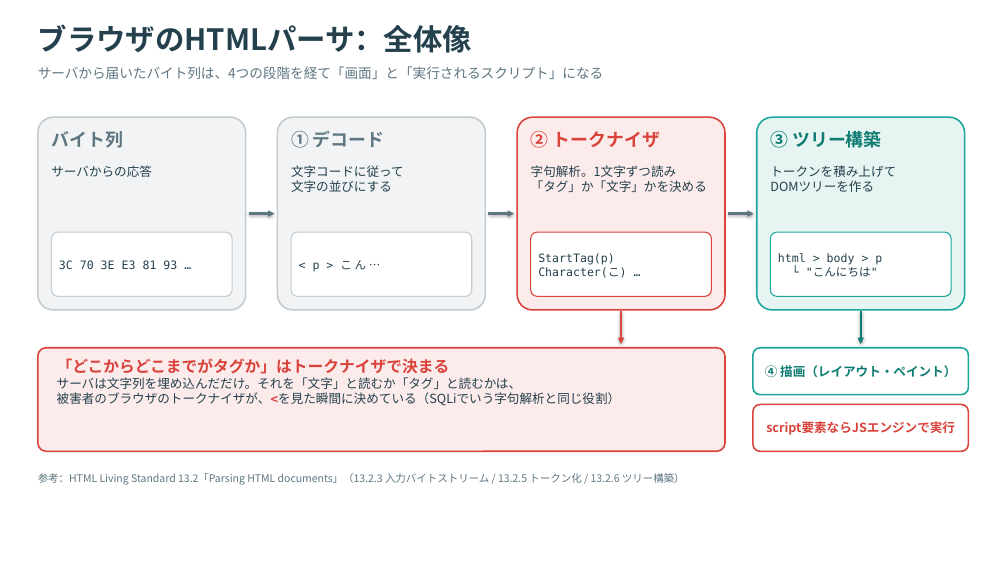
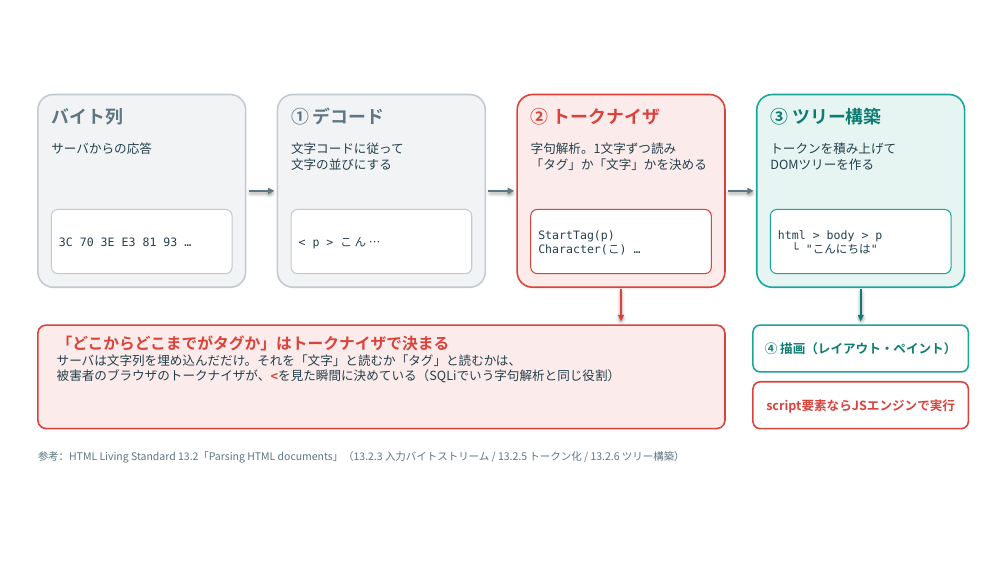
Before and after one commit to nico0748/tech-boosters, a slide deck: slide 1 of deep-dive/drafts/no.1-xss/image/HTMLパーサ図.pptx. Drawn at 1008x567 pixels with LibreOffice and Linux fonts; fonts in the diff are those of the drawing. Boxes give left, top, right and bottom in pixels: in the first picture for what was removed or moved away, otherwise in the second. Text is boxed around its words. In the diff, an @@ line names an element or a change of style, - is before the commit and + after.

```diff
--- a/deep-dive/drafts/no.1-xss/image/HTMLパーサ図.pptx
+++ b/deep-dive/drafts/no.1-xss/image/HTMLパーサ図.pptx
@@ text removed at (x1=38, y1=24, x2=472, y2=53) @@
-ブラウザのHTMLパーサ：全体像
@@ text removed at (x1=38, y1=66, x2=604, y2=79) @@
-サーバから届いたバイト列は、4つの段階を経て「画面」と「実行されるスクリプト」になる
@@ 4 texts, 4 rounded rectangles moved together from (x1=38, y1=117, x2=965, y2=310) to (x1=38, y1=95, x2=965, y2=287) @@
@@ 12 texts, 5 rounded rectangles, 5 arrows moved together from (x1=38, y1=130, x2=956, y2=485) to (x1=38, y1=107, x2=956, y2=463) @@
@@ rounded rectangle moved from (x1=753, y1=405, x2=969, y2=451) to (x1=753, y1=325, x2=969, y2=372) @@
@@ rounded rectangle at (x1=753, y1=325, x2=969, y2=372): outline #D9433B 1.5 pt to #1AA69A 1.5 pt @@
@@ rounded rectangle moved from (x1=753, y1=348, x2=969, y2=395) to (x1=753, y1=382, x2=969, y2=429) @@
@@ rounded rectangle at (x1=753, y1=382, x2=969, y2=429): outline #1AA69A 1.5 pt to #D9433B 1.5 pt @@
```
Also in this commit, not shown: 1 other slide changed, 1 slide added, 4 other files.
